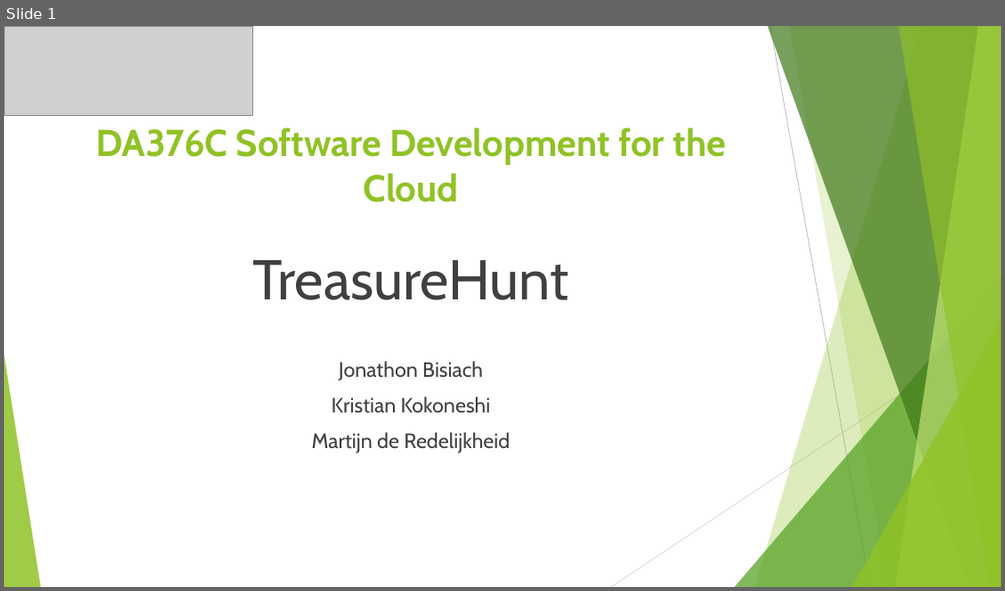
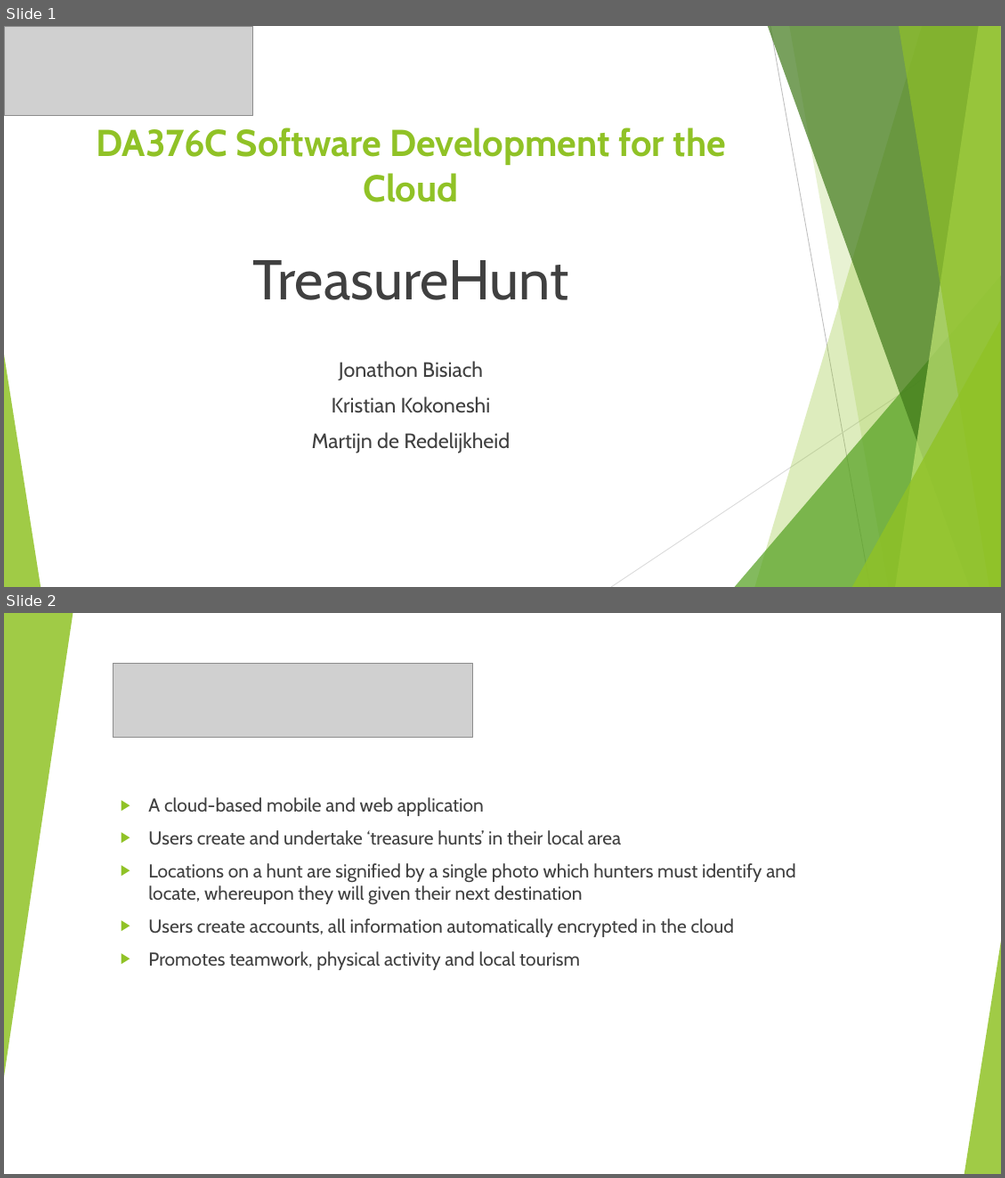
Before and after one commit to Martijn152/Cloud-Project-2020, a slide deck: Project report and presentation/TreasureHunt_Presentation.pptx. Shown one above the other, each under a label of ours: slide 1 before the commit, slides 1 and 2 after it. The pictures are 1005x591 and 1005x1178 pixels, drawn with LibreOffice and Linux fonts; fonts in the diff are those of the drawing; grey boxes stand for pictures. Boxes give left, top, right and bottom in pixels: in the first picture for what was removed or moved away, otherwise in the second. Text is boxed around its words. In the diff, an @@ line names an element or a change of style, - is before the commit and + after.

```diff
--- a/Project report and presentation/TreasureHunt_Presentation.pptx
+++ b/Project report and presentation/TreasureHunt_Presentation.pptx
@@ slide 2 added at (4, 613, 1001, 1174), background #FFFFFF; not listed: 10 template elements that a slide beside it also shows @@
@@ rectangle added at (4, 613, 1001, 1174), fill #FFFFFF @@
@@ triangle added at (4, 613, 73, 1077), fill #90C226 at 85% opacity @@
@@ picture added at (113, 663, 473, 738) @@
@@ text added at (148, 797, 795, 970), 18 pt, text #404040 @@
+▶ A cloud-based mobile and web application
+▶ Users create and undertake ‘treasure hunts’ in their local area
+▶ Locations on a hunt are signified by a single photo which hunters must identify and locate, whereupon they will given their next destination
+▶ Users create accounts, all information automatically encrypted in the cloud
+▶ Promotes teamwork, physical activity and local tourism
@@ triangle added at (964, 941, 1001, 1174), fill #90C226 at 85% opacity @@
```
Also in this commit, not shown: 15 other slides added, 1 slide removed, 31 other files.
